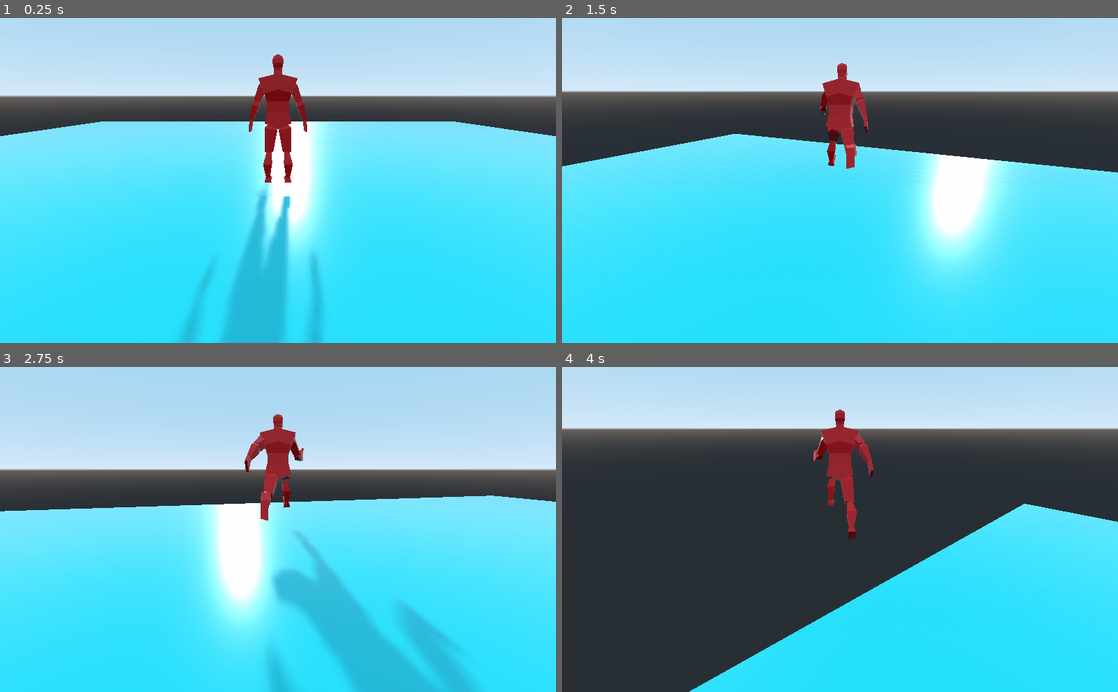
Above: before the commit, frames 1-4 (two rows, left to right).
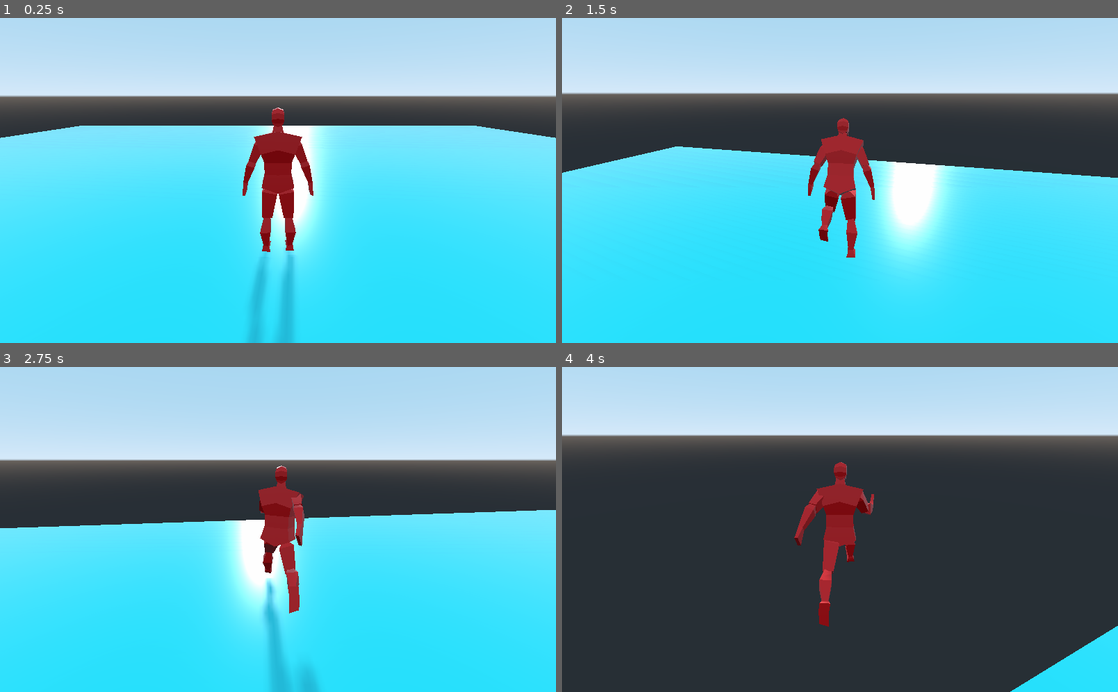
Above: after the commit, the same moments.

Repository: akulkarni3472/3rdPersonHumanoidGodot
Game: Godot game, scene res://World.tscn
The game is run twice, just before and just after one commit, with the same random seed, the same clock (stepped at 60 frames per second) and the same inputs.
Inputs (mouse positions are in pixels of both pictures, inside the frame that each line leads up to):
- Up to frame 1 (0.25 s): no input
- Up to frame 2 (1.5 s): move the mouse to (867, 180) at 0.52 s; hold W (forward) from 0.53 s (still down); tap Space (jump) at 0.77 s; move the mouse to (812, 180) at 1.27 s
- Up to frame 3 (2.75 s): keep holding W (forward); tap Space (jump) at 1.52 s; move the mouse to (289, 523) at 2.02 s
- Up to frame 4 (4 s): keep holding W (forward); move the mouse to (834, 536) at 2.77 s; tap Space (jump) at 3.02, 3.77 s; move the mouse to (878, 532) at 3.52 s

The runs differ from the first frame. In frame 1, 7.2% of the frame differs, in the area x 0-100%, y 11-100%; in frame 2, 15%; in frame 3, 22%; in frame 4, 30%, in the area x 0-100%, y 13-100%.

Commit message:
Added animation tree to interpolate b/w animations

Diff:
--- a/SimpleHuman.gd
+++ b/SimpleHuman.gd
@@ -7,13 +7,13 @@
 export var gravity = 9.8
 export var grab_rotate_speed = 0.1
 
-var moving = false
 var velocity = Vector3.ZERO
 var snap_vector = Vector3.DOWN
 
 onready var spring_arm= $SpringArmPivot/SpringArm
 onready var model = $Armature/Skeleton/Cube
 onready var animation_player = $AnimationPlayer
+onready var animation_tree = $AnimationTree
 # onready var grab_cast = $MeshInstance/GrabPos
 # onready var hold_pos = $MeshInstance/GrabPos/HoldPos
 
@@ -33,18 +33,14 @@
 	move_dir.x = Input.get_action_strength("right") - Input.get_action_raw_strength("left")
 	move_dir.z = Input.get_action_strength("back") - Input.get_action_raw_strength("forward")
 	move_dir = move_dir.rotated(Vector3.UP, spring_arm.rotation.y).normalized()
-	velocity.x = move_dir.x * speed
-	velocity.z = move_dir.z * speed
+	velocity.x = lerp(velocity.x, move_dir.x * speed, lerp_val)
+	velocity.z = lerp(velocity.z, move_dir.z * speed, lerp_val)
 	if move_dir.z != 0 or move_dir.x != 0:
 		model.rotation.y = lerp_angle(model.rotation.y, atan2(velocity.x, velocity.z), lerp_val)
-		moving = true
 	else:
-		moving = false
-
-	if moving:
-		animation_player.play("run_loop")
-	else:
-		animation_player.play("idle_loop")
+		velocity.x = lerp(velocity.x, 0.0, lerp_val)
+		velocity.z = lerp(velocity.z, 0.0, lerp_val)
+	animation_tree.set("parameters/BlendSpace1D/blend_position", velocity.length()/speed)
 
 func apply_gravity(delta):
 	velocity.y -= delta * gravity
--- a/SimpleHuman.tscn
+++ b/SimpleHuman.tscn
@@ -476,12 +476,32 @@
 radius = 0.913424
 height = 3.95775
 
+[sub_resource type="AnimationNodeAnimation" id=7]
+animation = "idle_loop"
+
+[sub_resource type="AnimationNodeAnimation" id=8]
+animation = "run_loop"
+
+[sub_resource type="AnimationNodeBlendSpace1D" id=9]
+blend_point_0/node = SubResource( 7 )
+blend_point_0/pos = 0.0
+blend_point_1/node = SubResource( 8 )
+blend_point_1/pos = 1.0
+min_space = 0.0
+
+[sub_resource type="AnimationNodeBlendTree" id=10]
+graph_offset = Vector2( -381.579, -191.667 )
+nodes/BlendSpace1D/node = SubResource( 9 )
+nodes/BlendSpace1D/position = Vector2( 160, 93.3333 )
+nodes/output/position = Vector2( 506.667, 226.667 )
+node_connections = [ "output", 0, "BlendSpace1D" ]
+
 [node name="SimpleHuman" type="KinematicBody"]
 transform = Transform( -1, 0, -8.74228e-08, 0, 1, 0, 8.74228e-08, 0, -1, 0, 0, 0 )
 script = ExtResource( 3 )
 
 [node name="Armature" type="Spatial" parent="."]
-transform = Transform( 2.16716, 0, 0, 0, 2.16716, 0, 0, 0, 2.16716, 0, 0, 0 )
+transform = Transform( 1.5, 0, 0, 0, 1.5, 0, 0, 0, 1.5, 0, 0, 0 )
 
 [node name="Skeleton" type="Skeleton" parent="Armature"]
 bones/0/name = "Body"
@@ -593,13 +613,22 @@
 
 [node name="SpringArm" type="SpringArm" parent="SpringArmPivot"]
 transform = Transform( 1, 0, 0, 0, 0.939693, 0.34202, 0, -0.34202, 0.939693, 0, 5, 0 )
-spring_length = 12.0
+spring_length = 7.0
 margin = 0.2
 script = ExtResource( 2 )
+mouse_sensitivity = 0.3
 
 [node name="Camera" type="Camera" parent="SpringArmPivot/SpringArm"]
+transform = Transform( 1, 0, 0, 0, 1, -2.98023e-08, 0, 0, 1, 0, 0, 0 )
+v_offset = 2.0
 
 [node name="CollisionShape" type="CollisionShape" parent="."]
 transform = Transform( 1, 0, 3.82137e-15, -3.82137e-15, 4.37114e-08, 1, 0, -1, 4.37114e-08, 0, 2.88729, 0 )
 visible = false
 shape = SubResource( 6 )
+
+[node name="AnimationTree" type="AnimationTree" parent="."]
+tree_root = SubResource( 10 )
+anim_player = NodePath("../AnimationPlayer")
+active = true
+parameters/BlendSpace1D/blend_position = 0
Not shown: 1 places in SimpleHuman.tscn that only renumber resources
